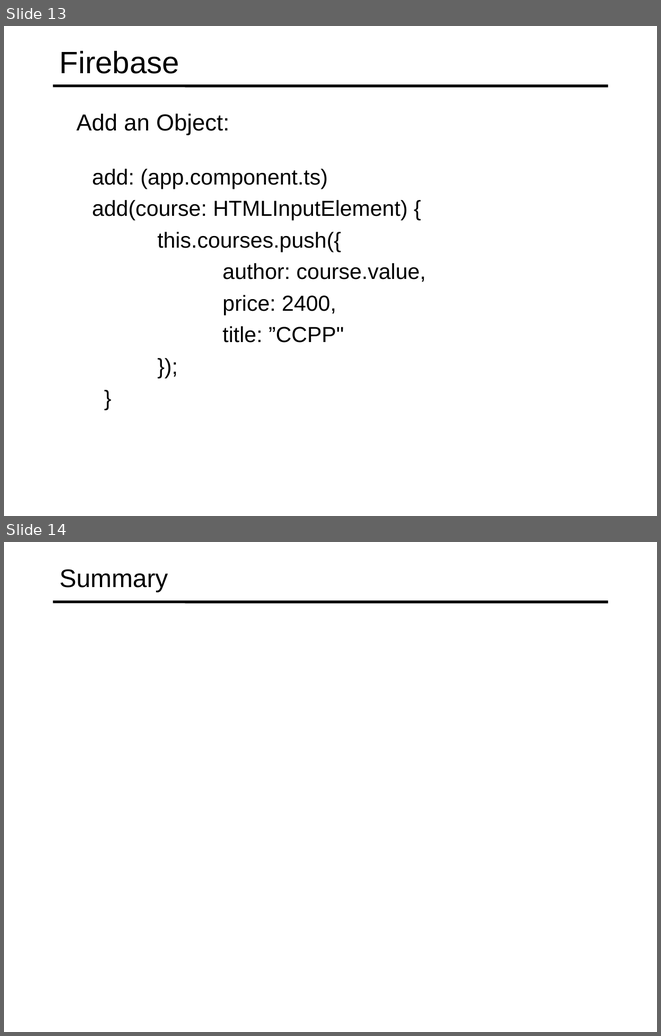
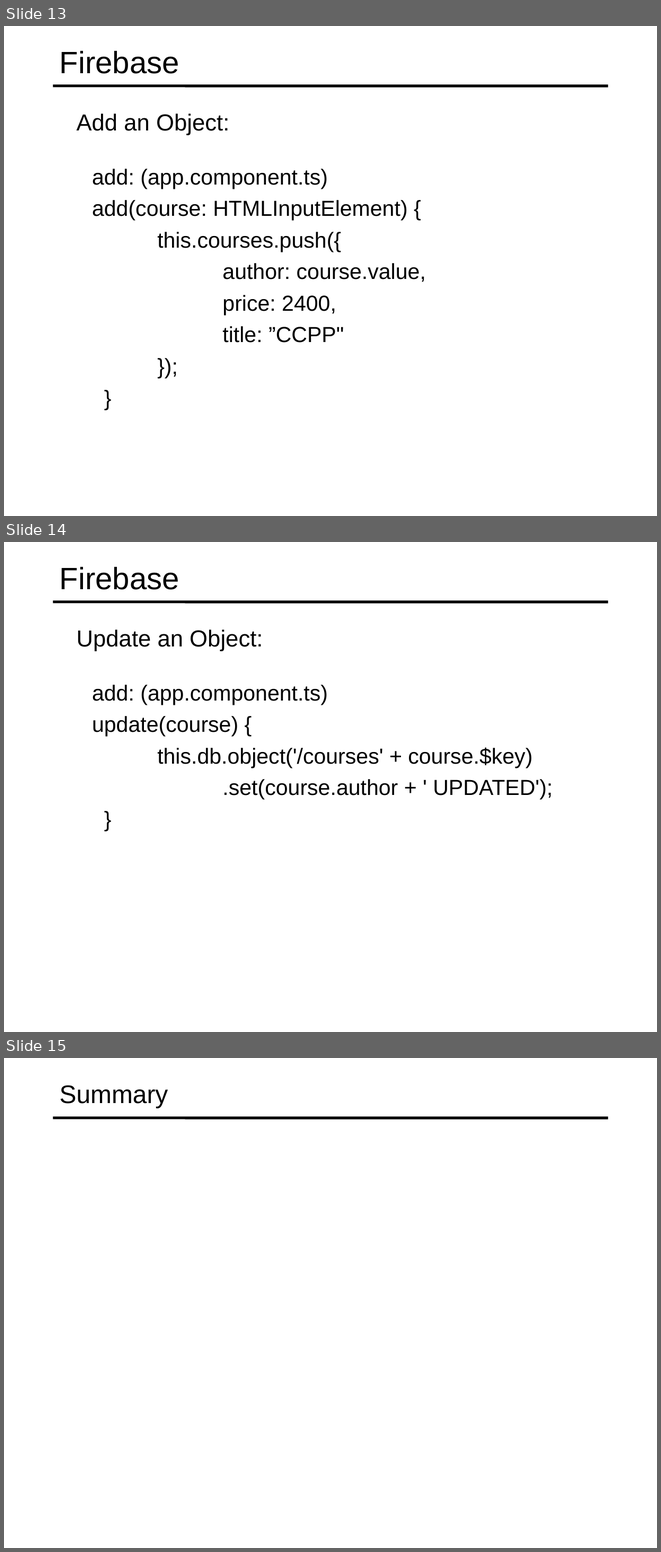
Before and after one commit to specter01wj/Jago_Link_Training, a slide deck: Angular/Angular7/Angular Advanced Course/Essentials/11.Building Real-time Server-less Apps with Firebase/L11_Building Real-time Server-less Apps with Firebase.ppt. Shown one above the other, each under a label of ours: slides 13 and 14 before the commit, slides 13, 14 and 15 after it. The pictures are 661x1036 and 661x1552 pixels, drawn with LibreOffice and Linux fonts; fonts in the diff are those of the drawing. Boxes give left, top, right and bottom in pixels: in the first picture for what was removed or moved away, otherwise in the second. Text is boxed around its words. In the diff, an @@ line names an element or a change of style, - is before the commit and + after.

Commit message:
10/15/2019 v1

```diff
--- a/Angular/Angular7/Angular Advanced Course/Essentials/11.Building Real-time Server-less Apps with Firebase/L11_Building Real-time Server-less Apps with Firebase.ppt
+++ b/Angular/Angular7/Angular Advanced Course/Essentials/11.Building Real-time Server-less Apps with Firebase/L11_Building Real-time Server-less Apps with Firebase.ppt
@@ slide 14 added at [4, 542, 657, 1032], background #FFFFFF; not listed: 1 template element that a slide beside it also shows @@
@@ title added at [60, 567, 179, 590], 34 pt, text #000000 @@
+Firebase
@@ text added at [77, 629, 263, 651], 25.5 pt, text #000000 @@
+  Update an Object:
@@ text added at [92, 685, 553, 800], 24 pt, text #000000 @@
+  add: (app.component.ts)
+  update(course) {
+  this.db.object('/courses' + course.$key)
+  .set(course.author + ' UPDATED');
+  }
@@ what was slide 14 is now slide 15 @@
```
